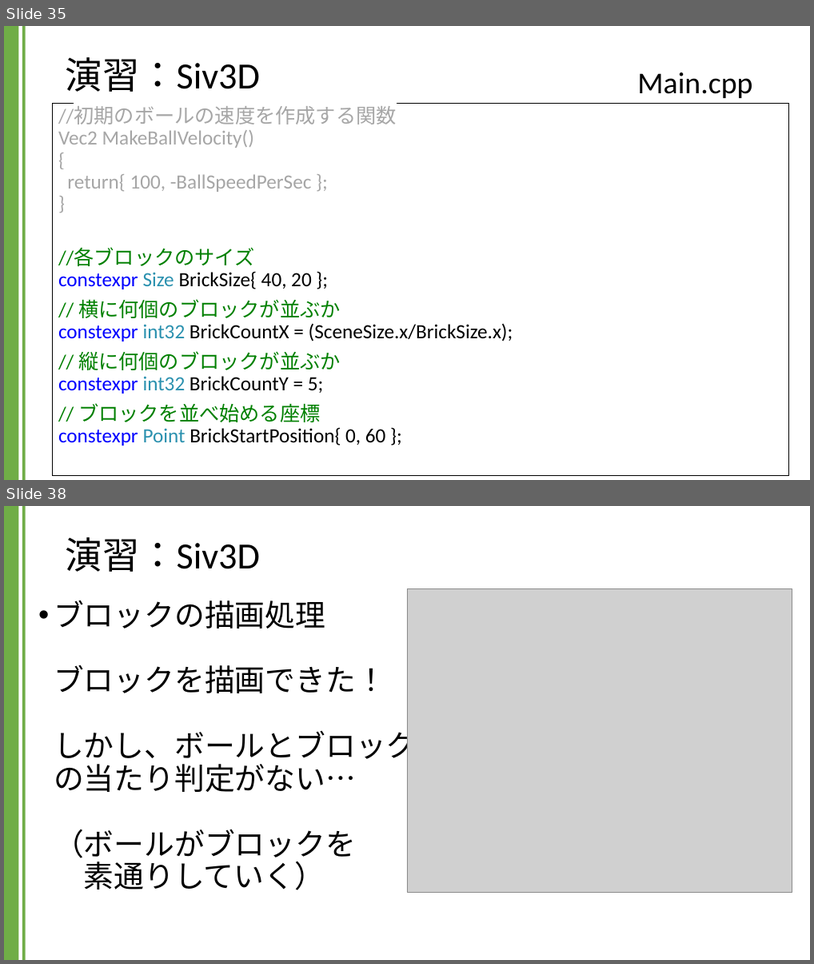
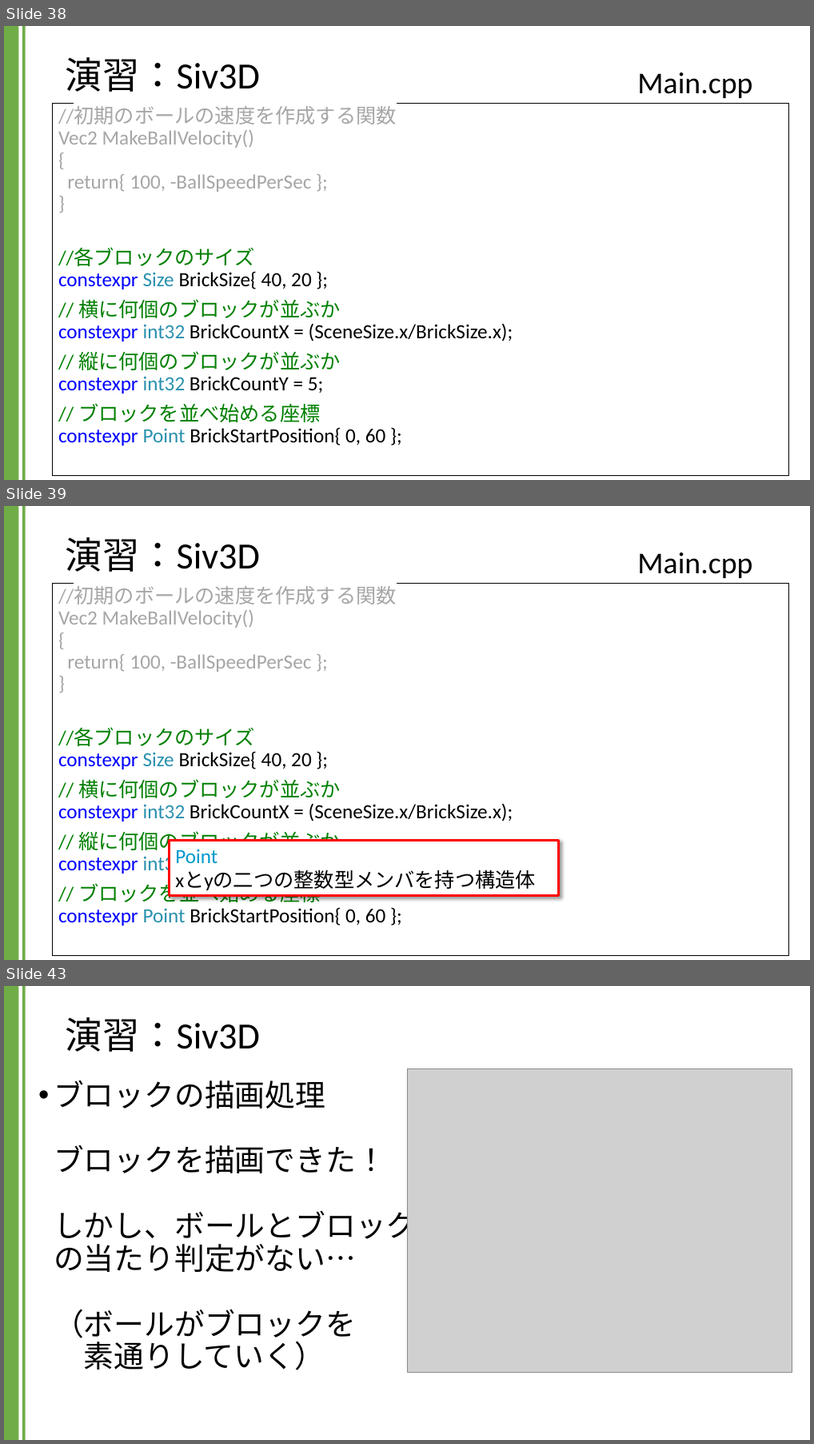
Before and after one commit to kic-murata/cpp2024, a slide deck: 授業資料/演習課題：Siv3D.pptx. Shown one above the other, each under a label of ours: slides 35 and 38 before the commit, slides 38, 39 and 43 after it; the slides between them are not shown. The pictures are 814x964 and 814x1444 pixels, drawn with LibreOffice and Linux fonts; fonts in the diff are those of the drawing; grey boxes stand for pictures; background and template pictures are left out. Boxes give left, top, right and bottom in pixels: in the first picture for what was removed or moved away, otherwise in the second. Text is boxed around its words. In the diff, an @@ line names an element or a change of style, - is before the commit and + after.

```diff
--- a/授業資料/演習課題：Siv3D.pptx
+++ b/授業資料/演習課題：Siv3D.pptx
@@ slide 39 added at (x1=4, y1=506, x2=810, y2=960), background #FFFFFF; not listed: 2 template elements that a slide beside it also shows @@
@@ title added at (x1=66, y1=537, x2=260, y2=572), 44 pt, text #000000 @@
+演習：Siv3D
@@ text added at (x1=638, y1=552, x2=753, y2=578), 36 pt, text #000000 @@
+Main.cpp
@@ rectangle added at (x1=52, y1=583, x2=790, y2=955), fill #FFFFFF, outline #000000 0.75 pt, 24 pt, text #000000 @@
+//初期のボールの速度を作成する関数
+Vec2 MakeBallVelocity()
+{
+return{ 100, -BallSpeedPerSec };
+}
+//各ブロックのサイズ
+constexpr Size BrickSize{ 40, 20 };
+// 横に何個のブロックが並ぶか
+constexpr int32 BrickCountX = (SceneSize.x/BrickSize.x);
+// 縦に何個のブロックが並ぶか
+constexpr int32 BrickCountY = 5;
+// ブロックを並べ始める座標
+constexpr Point BrickStartPosition{ 0, 60 };
@@ rectangle added at (x1=170, y1=840, x2=558, y2=895), fill #FFFFFF, outline #FF0000 3 pt, 24 pt, text #000000 @@
+Point
+xとyの二つの整数型メンバを持つ構造体
@@ what was slide 35 is now slide 38 @@
@@ what was slide 38 is now slide 43 @@
```
Also in this commit, not shown: 7 slides changed, 4 other slides added.
